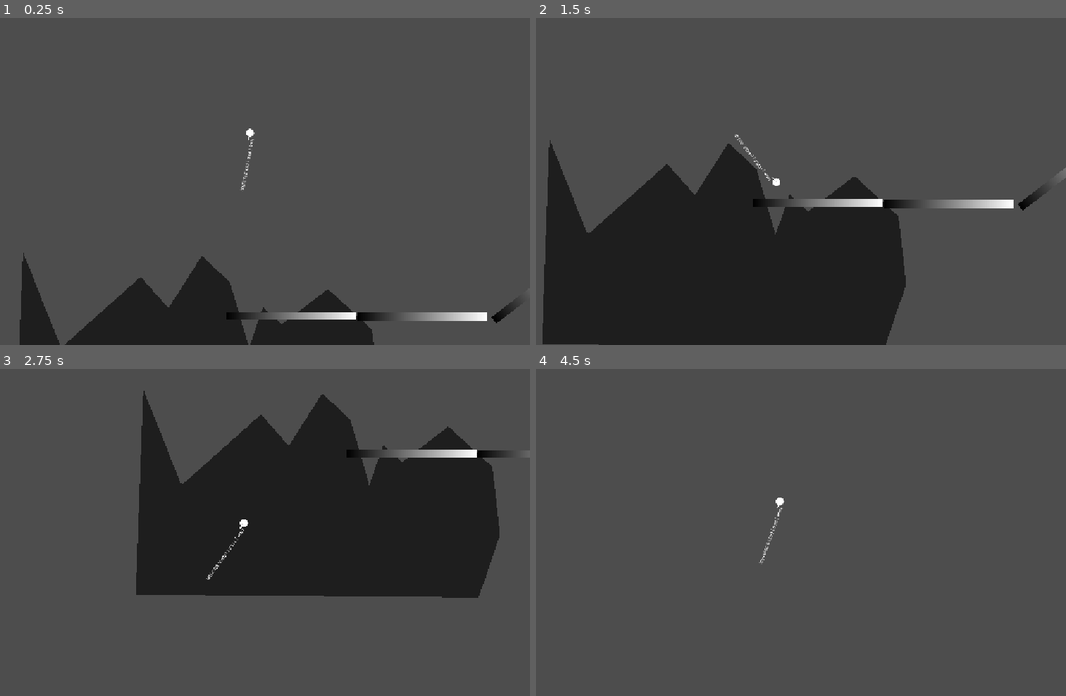
Above: before the commit, frames 1-4 (two rows, left to right).
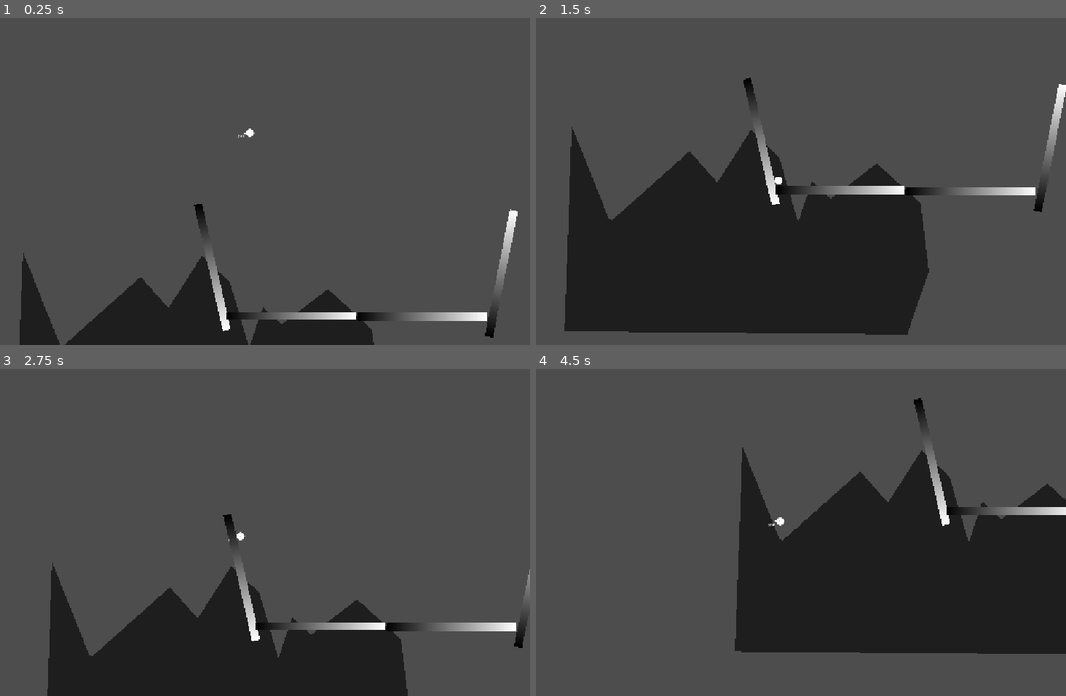
Above: after the commit, the same moments.

Repository: appellatebaton0/wierd-jam
Game: Godot game, scene res://Scenes/Main.tscn
Same seed, same stepped clock (60 frames per second), same inputs: the game is played once before the commit and once after it.
Inputs:
- Up to frame 1 (0.25 s): no input
- Up to frame 2 (1.5 s): tap Enter at 0.5 s; hold W 0.53-1.28 s; tap Space (Jump) at 0.6, 0.77, 1.07, 1.35 s
- Up to frame 3 (2.75 s): tap Space (Jump) at 1.52, 1.82, 2.1 s; hold W from 2.03 s (still down)
- Up to frame 4 (4.5 s): tap Space (Jump) at 2.85, 3.02, 3.32, 3.6, 3.77, 4.07, 4.35 s; release W at 3.53 s

The runs differ from the first frame. In frame 1, 1.1% of the frame differs, in the area x 36-98%, y 35-98%; in frame 2, 12%; in frame 3, 49%, in the area x 8-100%, y 6-100%; in frame 4, 30%.

Commit message:
h1.5 - WAY Better Rail Grinding
Promptly realized my current movement wouldn't get any better, so I scrapped and redid it, this time with actual math instead of intuition.

Suprise suprise, it's much better.

Diff:
--- a/Scenes/LongRail.tscn
+++ b/Scenes/LongRail.tscn
@@ -13,7 +13,7 @@
 size = Vector2(512, 32)
 
 [sub_resource type="RectangleShape2D" id="RectangleShape2D_2n6a2"]
-size = Vector2(512, 8.5)
+size = Vector2(512, 48)
 
 [node name="LongRail" type="CharacterBody2D" unique_id=1357488898]
 collision_mask = 0
@@ -32,5 +32,5 @@
 collision_mask = 2
 
 [node name="CollisionShape2D" type="CollisionShape2D" parent="RailSnap" unique_id=567593294]
-position = Vector2(0, -28.75)
+position = Vector2(0, -9)
 shape = SubResource("RectangleShape2D_2n6a2")
--- a/Scenes/Main.tscn
+++ b/Scenes/Main.tscn
@@ -1,17 +1,8 @@
 [gd_scene format=3 uid="uid://p2tyqwglemqs"]
 
 [ext_resource type="Script" uid="uid://c10cndcu33lm7" path="res://Scripts/Camera.gd" id="1_pbw6q"]
-[ext_resource type="PackedScene" uid="uid://b46f20mibw1h3" path="res://Scenes/Transform.tscn" id="2_kln2b"]
-[ext_resource type="Script" uid="uid://c86lscdglgeil" path="res://Scripts/Transform.gd" id="3_rgh2o"]
 [ext_resource type="PackedScene" uid="uid://dsu8ksqadgaqx" path="res://Scenes/Player.tscn" id="4_rgh2o"]
 [ext_resource type="PackedScene" uid="uid://dffj877vhhx4u" path="res://Scenes/LongRail.tscn" id="5_pbw6q"]
-
-[sub_resource type="Gradient" id="Gradient_2n6a2"]
-
-[sub_resource type="GradientTexture2D" id="GradientTexture2D_l1a1e"]
-gradient = SubResource("Gradient_2n6a2")
-width = 512
-height = 32
 
 [node name="Main" type="Node" unique_id=1226045905]
 
@@ -26,60 +17,21 @@
 [node name="Player" parent="." unique_id=993666105 instance=ExtResource("4_rgh2o")]
 position = Vector2(217, -906)
 
-[node name="LongRail" parent="." unique_id=117091569 node_paths=PackedStringArray("points") instance=ExtResource("5_pbw6q")]
-position = Vector2(862, 313)
-points = [NodePath("Point 0"), NodePath("Point 1")]
+[node name="LongRail4" parent="." unique_id=1357488898 instance=ExtResource("5_pbw6q")]
+position = Vector2(68.00001, -344.99997)
+rotation = 1.3460813
+flat = false
+
+[node name="LongRail" parent="." unique_id=117091569 instance=ExtResource("5_pbw6q")]
+position = Vector2(380, -151)
 wait = 12.0
 
-[node name="Point 0" type="Sprite2D" parent="LongRail" unique_id=514478884 instance=ExtResource("2_kln2b")]
-modulate = Color(1, 1, 1, 0.62352943)
-position = Vector2(-482, -464)
-texture = SubResource("GradientTexture2D_l1a1e")
-script = ExtResource("3_rgh2o")
-pos = Vector2(380, -151)
-
-[node name="Point 1" type="Sprite2D" parent="LongRail" unique_id=1988744084 instance=ExtResource("2_kln2b")]
-modulate = Color(1, 1, 1, 0.62352943)
-texture = SubResource("GradientTexture2D_l1a1e")
-script = ExtResource("3_rgh2o")
-pos = Vector2(862, 313)
-
-[node name="LongRail2" parent="." unique_id=1804509669 node_paths=PackedStringArray("points") instance=ExtResource("5_pbw6q")]
-position = Vector2(270, 271)
-points = [NodePath("Point 0"), NodePath("Point 1")]
+[node name="LongRail2" parent="." unique_id=1804509669 instance=ExtResource("5_pbw6q")]
+position = Vector2(897, -149)
 wait = 9.0
 
-[node name="Point 0" type="Sprite2D" parent="LongRail2" unique_id=2044346428 instance=ExtResource("2_kln2b")]
-modulate = Color(1, 1, 1, 0.62352943)
-position = Vector2(627, -420)
-texture = SubResource("GradientTexture2D_l1a1e")
-script = ExtResource("3_rgh2o")
-pos = Vector2(897, -149)
-
-[node name="Point 1" type="Sprite2D" parent="LongRail2" unique_id=1828786347 instance=ExtResource("2_kln2b")]
-modulate = Color(1, 1, 1, 0.62352943)
-texture = SubResource("GradientTexture2D_l1a1e")
-script = ExtResource("3_rgh2o")
-pos = Vector2(270, 271)
-
-[node name="LongRail3" parent="." unique_id=423940435 node_paths=PackedStringArray("points") instance=ExtResource("5_pbw6q")]
-position = Vector2(-607, -257)
-rotation = 0.59642553
-points = [NodePath("Point 0"), NodePath("Point 1")]
+[node name="LongRail3" parent="." unique_id=423940435 instance=ExtResource("5_pbw6q")]
+position = Vector2(1211, -320)
+rotation = -1.375
+flat = false
 wait = 5.0
-
-[node name="Point 0" type="Sprite2D" parent="LongRail3" unique_id=1867147917 instance=ExtResource("2_kln2b")]
-modulate = Color(1, 1, 1, 0.62352943)
-position = Vector2(1628.7155, -1145.6248)
-rotation = -1.2512639
-texture = SubResource("GradientTexture2D_l1a1e")
-script = ExtResource("3_rgh2o")
-pos = Vector2(1384, -290)
-rot = -0.6548383
-
-[node name="Point 1" type="Sprite2D" parent="LongRail3" unique_id=1952560676 instance=ExtResource("2_kln2b")]
-modulate = Color(1, 1, 1, 0.62352943)
-texture = SubResource("GradientTexture2D_l1a1e")
-script = ExtResource("3_rgh2o")
-pos = Vector2(-607, -257)
-rot = 0.59642553
--- a/Scenes/MediumRail.tscn
+++ b/Scenes/MediumRail.tscn
@@ -13,7 +13,7 @@
 size = Vector2(192, 32)
 
 [sub_resource type="RectangleShape2D" id="RectangleShape2D_ixxbc"]
-size = Vector2(192, 8.5)
+size = Vector2(192, 48)
 
 [node name="MediumRail" type="CharacterBody2D" unique_id=1357488898]
 collision_mask = 0
@@ -32,5 +32,5 @@
 collision_mask = 2
 
 [node name="CollisionShape2D" type="CollisionShape2D" parent="RailSnap" unique_id=567593294]
-position = Vector2(0, -28.75)
+position = Vector2(0, -9)
 shape = SubResource("RectangleShape2D_ixxbc")
--- a/Scenes/Player.tscn
+++ b/Scenes/Player.tscn
@@ -16,6 +16,9 @@
 fill = 1
 fill_from = Vector2(0.5, 0.5)
 fill_to = Vector2(0.6858974, 0)
+
+[sub_resource type="CircleShape2D" id="CircleShape2D_kyqiw"]
+radius = 18.027758
 
 [node name="Player" type="CharacterBody2D" unique_id=993666105 groups=["Player"]]
 rotation = 3.1381004
@@ -41,3 +44,11 @@
 offset_right = 61.0
 offset_bottom = -4.0
 text = "asd"
+
+[node name="RailDetector" type="Area2D" parent="." unique_id=1744867002]
+
+[node name="CollisionShape2D" type="CollisionShape2D" parent="RailDetector" unique_id=894251576]
+shape = SubResource("CircleShape2D_kyqiw")
+
+[connection signal="body_entered" from="RailDetector" to="." method="_on_rail_enter"]
+[connection signal="body_exited" from="RailDetector" to="." method="_on_rail_exit"]
--- a/Scenes/ShortRail.tscn
+++ b/Scenes/ShortRail.tscn
@@ -12,7 +12,7 @@
 size = Vector2(64, 32)
 
 [sub_resource type="RectangleShape2D" id="RectangleShape2D_w1t0f"]
-size = Vector2(64, 8.5)
+size = Vector2(64, 48)
 
 [node name="ShortRail" type="CharacterBody2D" unique_id=1357488898]
 collision_mask = 0
@@ -30,5 +30,5 @@
 collision_mask = 2
 
 [node name="CollisionShape2D" type="CollisionShape2D" parent="RailSnap" unique_id=567593294]
-position = Vector2(0, -28.75)
+position = Vector2(0, -9)
 shape = SubResource("RectangleShape2D_w1t0f")
--- a/Scripts/Player.gd
+++ b/Scripts/Player.gd
@@ -1,63 +1,48 @@
 class_name Player extends CharacterBody2D
 # The class for the player. Snaps(?) to the nearest rail.
 
-const JUMP_BUFFER := 0.1
-const COYOTE_TIME := 0.1
-
-var jump_buffering := 0.0
-var coyote_timer   := 0.0
-var last_rotation  := 0.0
-var snap_buffer = 0.0
+@export var grind_speed := 500
 
 var snapped_to:Rail
+var snap_queue:Array[Rail]
 
-var jump_velo := 0.0
+var direction:Vector2 : set =_set_dir
+
+func _set_dir(to:Vector2): direction = to.normalized()
+
+func _ready():
+	direction = Vector2.DOWN#.slide()
 
 func _physics_process(delta: float) -> void:
 
-	look_at(global_position + velocity)
-
-	jump_buffering = move_toward(jump_buffering, 0, delta)
-	coyote_timer = move_toward(coyote_timer, 0, delta)
-	snap_buffer = move_toward(snap_buffer, 0, delta)
-
-	if Input.is_action_just_pressed("Jump"): jump_buffering = JUMP_BUFFER
-
-	if jump_buffering and coyote_timer:
-
-		velocity = Vector2(400 * (1 if velocity.y < 0 else -1), -400).rotated(rotation)
-		snap_buffer = 0.2
-
-		print("!!")
-
-		jump_buffering = 0.0
-		coyote_timer = 0.0
-
-	$Label.text = str(velocity.x >= 0.0) + " | " + str(floor(rad_to_deg(rotation))) + " | " + str(velocity)
-	if snapped_to:
-		coyote_timer = COYOTE_TIME
-		## Match the rotation
-		#rotation = lerp(rotation, snapped_to.rotation, 0.7)
-		#last_rotation = rotation
-
-		if not snap_buffer:
-			# Match the velocity / grind on the rail
-			var grind_vel = Vector2(450, 0).rotated(snapped_to.rotation)
-
-			if mag(grind_vel) > mag(velocity):
-				velocity = grind_vel
-
-
-		jump_velo /= 1.02
+	if snapped_to: velocity = direction * grind_speed
 	else:
-		rotation += 0.2
-
-		jump_velo = 0.0
-
-
-		velocity += get_gravity() * delta #* 0.6
+		velocity += get_gravity() * delta
 
 	move_and_slide()
+	pass
 
-## The magnitude of a vector2
-func mag(a:Vector2) -> float: return sqrt(pow(a.x,2) + pow(a.y, 2))
+#func _process(delta: float) -> void:
+	#if not snap_queue.has(snapped_to): snapped_to = null
+	#if not snap_queue.is_empty() and not snapped_to:
+		#snap_to(snap_queue[0])
+
+func _on_rail_enter(rail:Node2D): if rail is Rail: snap_to(rail)
+func _on_rail_exit (rail:Node2D): if rail is Rail: if snapped_to == rail: snapped_to = null
+
+func snap_to(rail:Rail):
+	print("snapped to ", rail)
+	snapped_to = rail
+
+	# Create a vector rotated to mimic the rail's rotation.
+	var rail_vector = Vector2.ONE.rotated(rail.rotation)
+
+	# Find the two vectors parallel to the rail.
+	var a = rail_vector.rotated(deg_to_rad(-90))
+	var b = rail_vector.rotated(deg_to_rad(90))
+
+	# Figure out which direction is closer to the current direction, and set to that.
+	var a_dot = a.dot(direction)
+	var b_dot = b.dot(direction)
+
+	direction = a if a_dot > b_dot else b
--- a/Scripts/Rail.gd
+++ b/Scripts/Rail.gd
@@ -5,7 +5,7 @@
 
 @onready var player:Player = get_tree().get_first_node_in_group("Player")
 
-@export var facing_right = true
+@export var flat = true
 
 @export var debug_texture:Texture2D ## The texture to apply to the Transforms in the debug view.
 
@@ -71,14 +71,11 @@
 
 			lerp_amnt = 0.0
 
-	var rail_bodies := rail_snap.get_overlapping_bodies()
-	if       rail_bodies.has(player) and player.snapped_to == null:
-
-		player.snapped_to = self
-	elif not rail_bodies.has(player) and player.snapped_to == self:
-		player.snapped_to = null
-
-	if velocity.x: facing_right = velocity.x > 0
+	#var rail_bodies := rail_snap.get_overlapping_bodies()
+	#if       rail_bodies.has(player) and player.snapped_to == null:
+		#player.snapped_to = self
+	#elif not rail_bodies.has(player) and player.snapped_to == self:
+		#player.snapped_to = null
 
 	move_and_slide()
 
